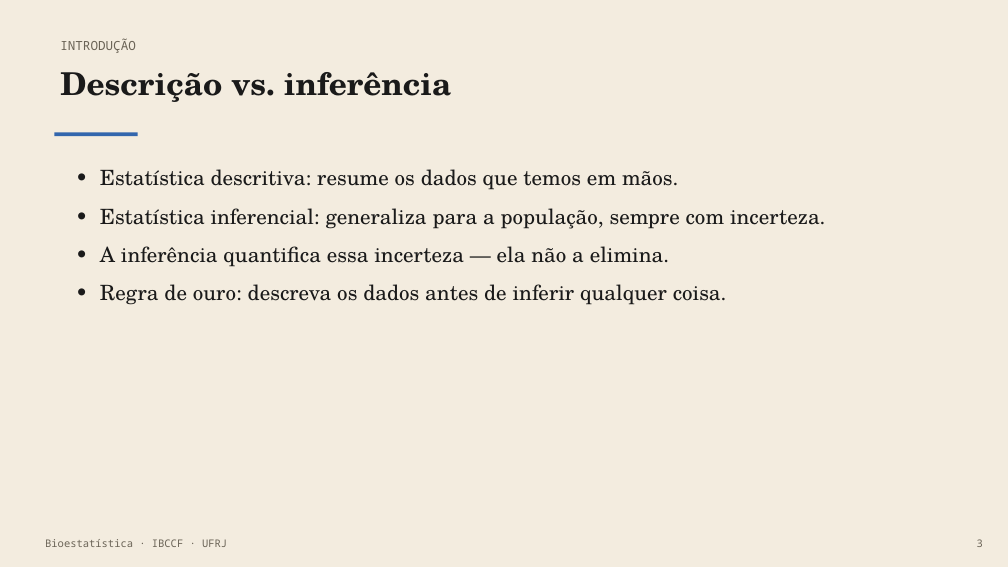
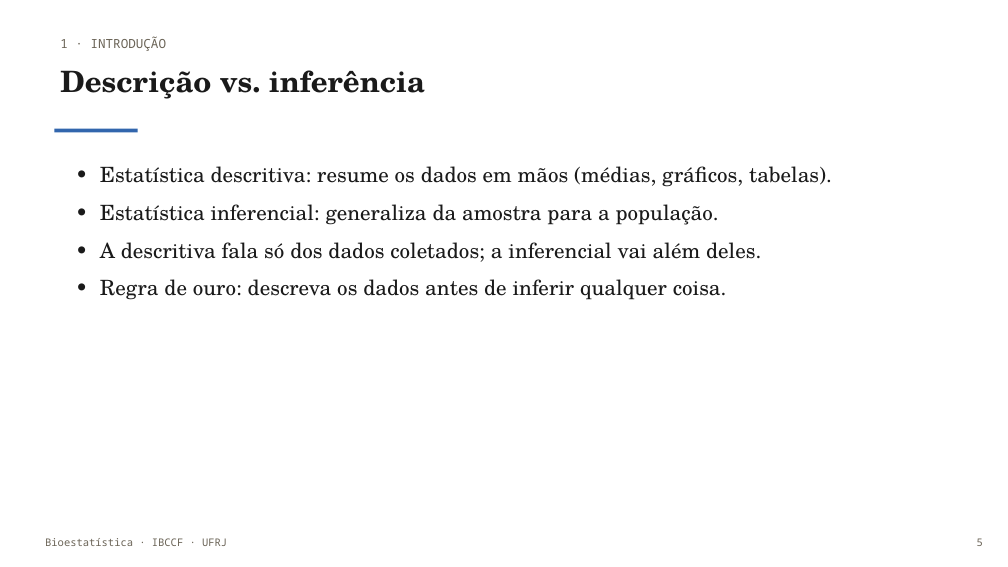
Before and after one commit to monteirotorres/biostat, a slide deck: slide 6 of bioestatistica_slides.pptx (slide 4 before the commit). Drawn at 1008x567 pixels with LibreOffice and Linux fonts; fonts in the diff are those of the drawing; background and template pictures are left out. Boxes give left, top, right and bottom in pixels: in the first picture for what was removed or moved away, otherwise in the second. Text is boxed around its words. In the diff, an @@ line names an element or a change of style, - is before the commit and + after.

```diff
--- a/bioestatistica_slides.pptx
+++ b/bioestatistica_slides.pptx
@@ rectangle removed at [0, 0, 1008, 567] @@
@@ text "Descrição vs. inferência" at [60, 70, 425, 99]: size 30 to 28 pt @@
@@ text at [60, 36, 167, 51]: text changed @@
-INTRODUÇÃO
+1 · INTRODUÇÃO
@@ rectangle: place and size @@
-rectangle at [54, 132, 138, 136]
+rectangle at [54, 129, 138, 132]
@@ text at [100, 166, 832, 262]: text changed @@
-• Estatística descritiva: resume os dados que temos em mãos.
-• Estatística inferencial: generaliza para a população, sempre com incerteza.
-• A inferência quantifica essa incerteza — ela não a elimina.
+• Estatística descritiva: resume os dados em mãos (médias, gráficos, tabelas).
+• Estatística inferencial: generaliza da amostra para a população.
+• A descritiva fala só dos dados coletados; a inferencial vai além deles.
@@ text at [100, 279, 727, 300]: line spacing 1.1 to 1.12; less space between paragraphs @@
@@ text at [977, 538, 983, 546]: text changed @@
-3
+5
```
Also in this commit, not shown: 32 other slides changed, 63 slides added, 8 slides removed, 45 other files.
